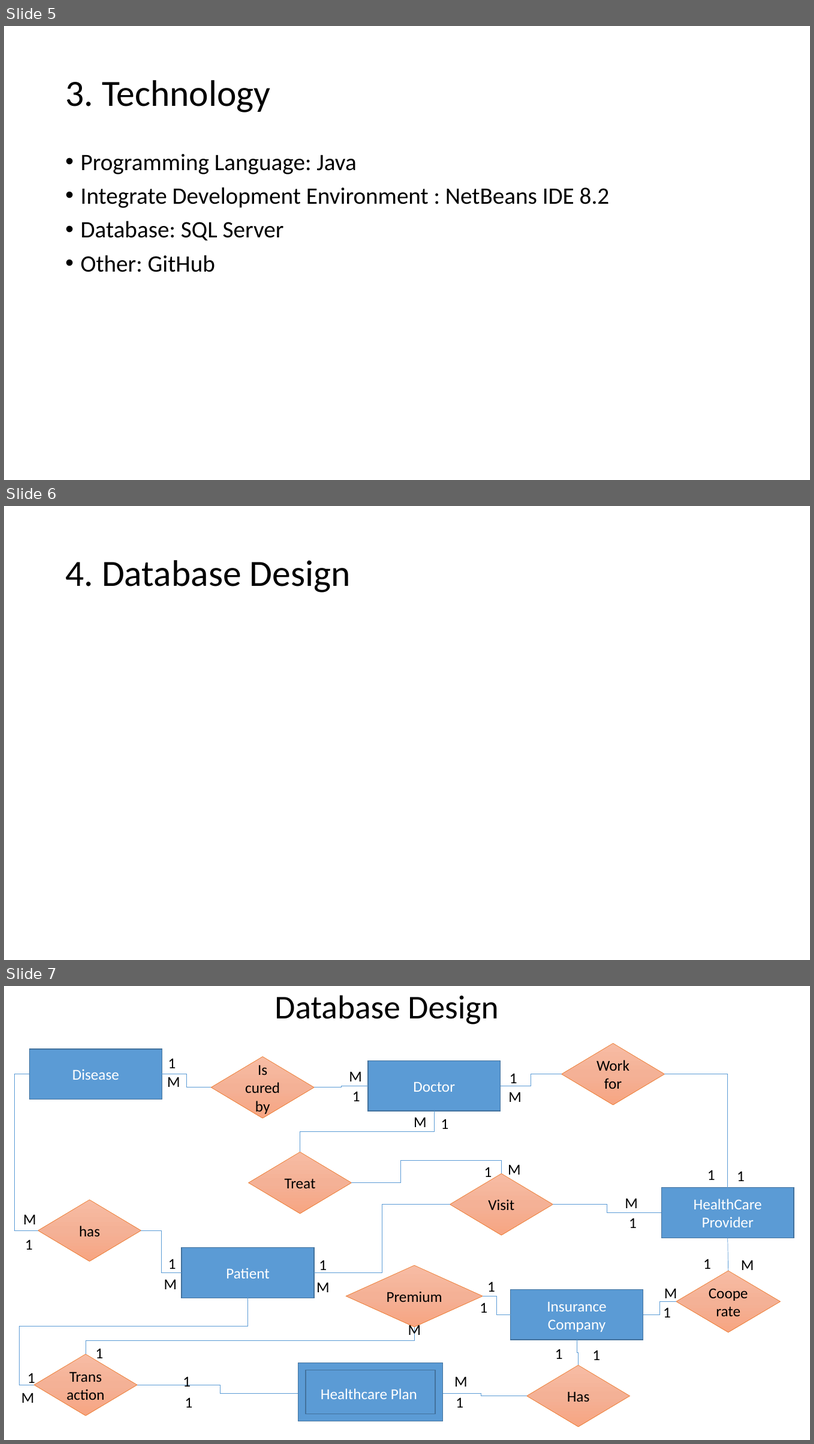
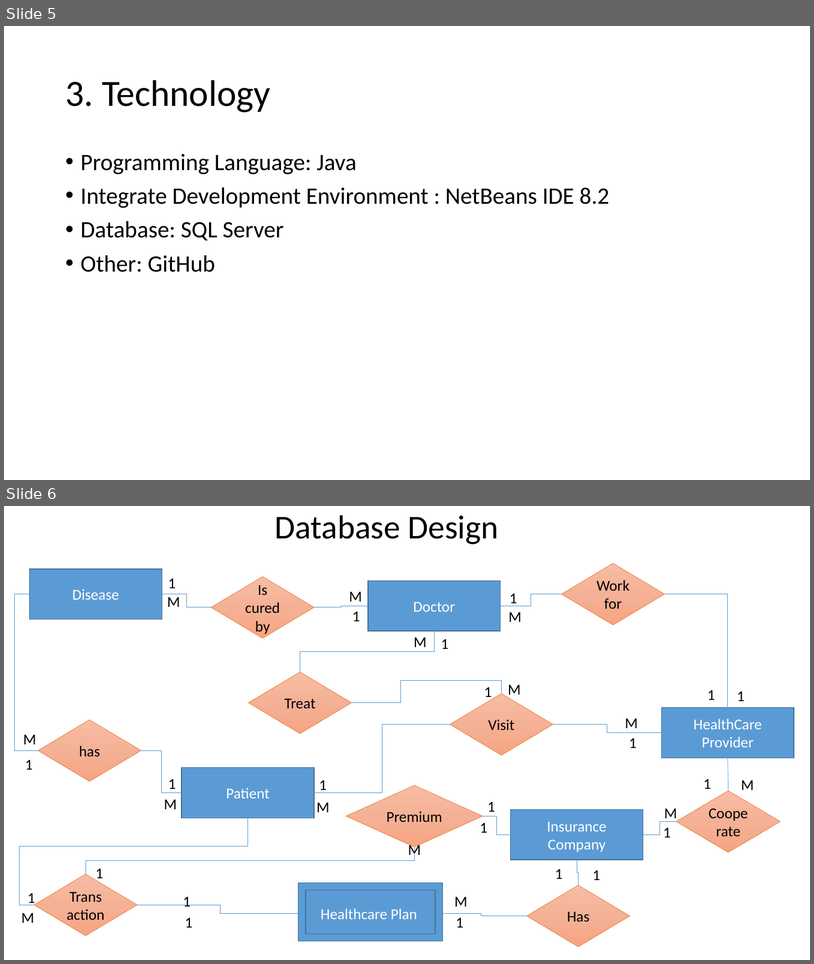
Before and after one commit to BanlyTong/java-project, a slide deck: Slide/Healthcare Service.pptx. Shown one above the other, each under a label of ours: slides 5, 6 and 7 before the commit, slides 5 and 6 after it. The pictures are 814x1444 and 814x964 pixels, drawn with LibreOffice and Linux fonts; fonts in the diff are those of the drawing. Boxes give left, top, right and bottom in pixels: in the first picture for what was removed or moved away, otherwise in the second. Text is boxed around its words. In the diff, an @@ line names an element or a change of style, - is before the commit and + after.

```diff
--- a/Slide/Healthcare Service.pptx
+++ b/Slide/Healthcare Service.pptx
@@ slide 6 removed at (4, 506, 810, 960), background #FFFFFF @@
@@ title removed at (65, 560, 351, 592) @@
-4. Database Design
@@ what was slide 7 is now slide 6 @@
```
Also in this commit, not shown: 5 slides changed.
